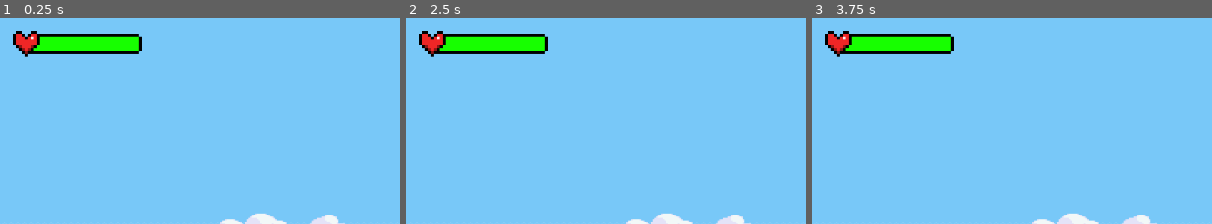
Above: before the commit, frames 1-3 (left to right).
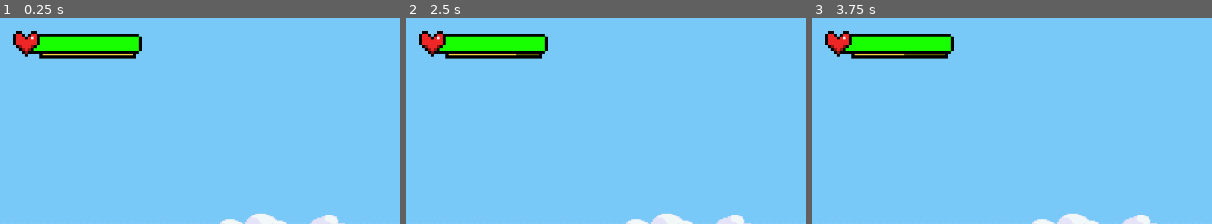
Above: after the commit, the same moments.

Repository: SalvM/RT-Battle-System
Game: Godot game, scene res://Scenes/Main.tscn
Same seed, same stepped clock (60 frames per second), same inputs: the game is played once before the commit and once after it.
Inputs:
- Up to frame 1 (0.25 s): no input
- Up to frame 2 (2.5 s): hold Right (ui_right) 0.53-1.28 s; tap X (Attack) at 0.6, 1.35, 2.3 s; hold Down (ui_down) 1.28-2.03 s; hold Right (ui_right) from 2.03 s (still down); tap Y (Combo) at 2.1 s
- Up to frame 3 (3.75 s): release Right (ui_right) at 2.78 s; hold Up (ui_up) 2.78-3.53 s; tap X (Attack) at 2.85, 3.6 s; hold Left (ui_left) from 3.53 s (still down)
The pictures show only the part of the screen within x 0-50%, y 0-50%; the shares and areas given below are measured in that part.

The runs differ from the first frame. In frame 1, 0.6% of the frame differs, in the area x 9-35%, y 8-20%; in frame 2, 0.6%; in frame 3, 0.6%.

Commit message:
Stamina system

Diff:
--- a/Scenes/Hero.tscn
+++ b/Scenes/Hero.tscn
@@ -26,6 +26,86 @@
 atlas = ExtResource( 1 )
 region = Rect2( 300, 185, 50, 37 )
 
+[sub_resource type="AtlasTexture" id=67]
+flags = 4
+atlas = ExtResource( 1 )
+region = Rect2( 250, 296, 50, 37 )
+
+[sub_resource type="AtlasTexture" id=68]
+flags = 4
+atlas = ExtResource( 1 )
+region = Rect2( 300, 296, 50, 37 )
+
+[sub_resource type="AtlasTexture" id=69]
+flags = 4
+atlas = ExtResource( 1 )
+region = Rect2( 0, 333, 50, 37 )
+
+[sub_resource type="AtlasTexture" id=70]
+flags = 4
+atlas = ExtResource( 1 )
+region = Rect2( 50, 333, 50, 37 )
+
+[sub_resource type="AtlasTexture" id=71]
+flags = 4
+atlas = ExtResource( 1 )
+region = Rect2( 100, 333, 50, 37 )
+
+[sub_resource type="AtlasTexture" id=72]
+flags = 4
+atlas = ExtResource( 1 )
+region = Rect2( 150, 333, 50, 37 )
+
+[sub_resource type="AtlasTexture" id=73]
+flags = 4
+atlas = ExtResource( 1 )
+region = Rect2( 200, 333, 50, 37 )
+
+[sub_resource type="AtlasTexture" id=74]
+flags = 4
+atlas = ExtResource( 1 )
+region = Rect2( 250, 333, 50, 37 )
+
+[sub_resource type="AtlasTexture" id=58]
+flags = 4
+atlas = ExtResource( 1 )
+region = Rect2( 200, 74, 50, 37 )
+
+[sub_resource type="AtlasTexture" id=59]
+flags = 4
+atlas = ExtResource( 1 )
+region = Rect2( 50, 111, 50, 37 )
+
+[sub_resource type="AtlasTexture" id=60]
+flags = 4
+atlas = ExtResource( 1 )
+region = Rect2( 100, 111, 50, 37 )
+
+[sub_resource type="AtlasTexture" id=61]
+flags = 4
+atlas = ExtResource( 1 )
+region = Rect2( 50, 74, 50, 37 )
+
+[sub_resource type="AtlasTexture" id=29]
+flags = 4
+atlas = ExtResource( 1 )
+region = Rect2( 200, 0, 50, 37 )
+
+[sub_resource type="AtlasTexture" id=30]
+flags = 4
+atlas = ExtResource( 1 )
+region = Rect2( 250, 0, 50, 37 )
+
+[sub_resource type="AtlasTexture" id=31]
+flags = 4
+atlas = ExtResource( 1 )
+region = Rect2( 300, 0, 50, 37 )
+
+[sub_resource type="AtlasTexture" id=32]
+flags = 4
+atlas = ExtResource( 1 )
+region = Rect2( 0, 37, 50, 37 )
+
 [sub_resource type="AtlasTexture" id=62]
 flags = 4
 atlas = ExtResource( 1 )
@@ -45,86 +125,6 @@
 flags = 4
 atlas = ExtResource( 1 )
 region = Rect2( 200, 74, 50, 37 )
-
-[sub_resource type="AtlasTexture" id=29]
-flags = 4
-atlas = ExtResource( 1 )
-region = Rect2( 200, 0, 50, 37 )
-
-[sub_resource type="AtlasTexture" id=30]
-flags = 4
-atlas = ExtResource( 1 )
-region = Rect2( 250, 0, 50, 37 )
-
-[sub_resource type="AtlasTexture" id=31]
-flags = 4
-atlas = ExtResource( 1 )
-region = Rect2( 300, 0, 50, 37 )
-
-[sub_resource type="AtlasTexture" id=32]
-flags = 4
-atlas = ExtResource( 1 )
-region = Rect2( 0, 37, 50, 37 )
-
-[sub_resource type="AtlasTexture" id=67]
-flags = 4
-atlas = ExtResource( 1 )
-region = Rect2( 250, 296, 50, 37 )
-
-[sub_resource type="AtlasTexture" id=68]
-flags = 4
-atlas = ExtResource( 1 )
-region = Rect2( 300, 296, 50, 37 )
-
-[sub_resource type="AtlasTexture" id=69]
-flags = 4
-atlas = ExtResource( 1 )
-region = Rect2( 0, 333, 50, 37 )
-
-[sub_resource type="AtlasTexture" id=70]
-flags = 4
-atlas = ExtResource( 1 )
-region = Rect2( 50, 333, 50, 37 )
-
-[sub_resource type="AtlasTexture" id=71]
-flags = 4
-atlas = ExtResource( 1 )
-region = Rect2( 100, 333, 50, 37 )
-
-[sub_resource type="AtlasTexture" id=72]
-flags = 4
-atlas = ExtResource( 1 )
-region = Rect2( 150, 333, 50, 37 )
-
-[sub_resource type="AtlasTexture" id=73]
-flags = 4
-atlas = ExtResource( 1 )
-region = Rect2( 200, 333, 50, 37 )
-
-[sub_resource type="AtlasTexture" id=74]
-flags = 4
-atlas = ExtResource( 1 )
-region = Rect2( 250, 333, 50, 37 )
-
-[sub_resource type="AtlasTexture" id=58]
-flags = 4
-atlas = ExtResource( 1 )
-region = Rect2( 200, 74, 50, 37 )
-
-[sub_resource type="AtlasTexture" id=59]
-flags = 4
-atlas = ExtResource( 1 )
-region = Rect2( 50, 111, 50, 37 )
-
-[sub_resource type="AtlasTexture" id=60]
-flags = 4
-atlas = ExtResource( 1 )
-region = Rect2( 100, 111, 50, 37 )
-
-[sub_resource type="AtlasTexture" id=61]
-flags = 4
-atlas = ExtResource( 1 )
-region = Rect2( 50, 74, 50, 37 )
 
 [sub_resource type="AtlasTexture" id=37]
 flags = 4
@@ -233,25 +233,25 @@
 "name": "Idle",
 "speed": 4.0
 }, {
-"frames": [ SubResource( 62 ), SubResource( 63 ), SubResource( 64 ), SubResource( 65 ) ],
-"loop": false,
-"name": "Jumping",
-"speed": 4.0
+"frames": [ SubResource( 67 ), SubResource( 68 ), SubResource( 69 ), SubResource( 70 ), SubResource( 71 ), SubResource( 72 ), SubResource( 73 ), SubResource( 74 ) ],
+"loop": false,
+"name": "Die",
+"speed": 5.0
+}, {
+"frames": [ SubResource( 58 ), SubResource( 59 ), SubResource( 60 ), SubResource( 61 ) ],
+"loop": true,
+"name": "Falling",
+"speed": 5.0
 }, {
 "frames": [ SubResource( 29 ), SubResource( 30 ), SubResource( 31 ), SubResource( 32 ) ],
 "loop": true,
 "name": "Crouched",
 "speed": 5.0
 }, {
-"frames": [ SubResource( 67 ), SubResource( 68 ), SubResource( 69 ), SubResource( 70 ), SubResource( 71 ), SubResource( 72 ), SubResource( 73 ), SubResource( 74 ) ],
-"loop": false,
-"name": "Die",
-"speed": 5.0
-}, {
-"frames": [ SubResource( 58 ), SubResource( 59 ), SubResource( 60 ), SubResource( 61 ) ],
-"loop": true,
-"name": "Falling",
-"speed": 5.0
+"frames": [ SubResource( 62 ), SubResource( 63 ), SubResource( 64 ), SubResource( 65 ) ],
+"loop": false,
+"name": "Jumping",
+"speed": 4.0
 }, {
 "frames": [ SubResource( 37 ), SubResource( 38 ), SubResource( 39 ), SubResource( 40 ), SubResource( 41 ), SubResource( 42 ) ],
 "loop": true,
--- a/Scenes/Hero2.tscn
+++ b/Scenes/Hero2.tscn
@@ -323,4 +323,9 @@
 volume_db = -2.0
 pitch_scale = 0.8
 
+[node name="StaminaTimer" type="Timer" parent="."]
+wait_time = 2.0
+autostart = true
+
 [connection signal="animation_finished" from="AnimationPlayer" to="." method="_on_AnimationPlayer_animation_finished"]
+[connection signal="timeout" from="StaminaTimer" to="." method="_on_StaminaTimer_timeout"]
--- a/Scenes/Main.tscn
+++ b/Scenes/Main.tscn
@@ -1,5 +1,6 @@
-[gd_scene load_steps=8 format=2]
+[gd_scene load_steps=11 format=2]
 
+[ext_resource path="res://Scenes/Stamina.gd" type="Script" id=1]
 [ext_resource path="res://Scenes/Slime.tscn" type="PackedScene" id=2]
 [ext_resource path="res://Assets/back1.png" type="Texture" id=3]
 [ext_resource path="res://bar_theme.tres" type="Theme" id=4]
@@ -7,13 +8,26 @@
 [ext_resource path="res://Scripts/Hp.gd" type="Script" id=6]
 [ext_resource path="res://Scenes/Hero2.tscn" type="PackedScene" id=7]
 
+[sub_resource type="StyleBoxFlat" id=2]
+bg_color = Color( 0.976471, 0.827451, 0.266667, 1 )
+border_width_left = 5
+border_width_top = 5
+border_width_right = 5
+border_width_bottom = 5
+border_color = Color( 0, 0, 0, 0 )
+
+[sub_resource type="StyleBoxFlat" id=3]
+bg_color = Color( 0.376471, 0.360784, 0, 1 )
+border_width_left = 5
+border_width_top = 5
+border_width_right = 5
+border_width_bottom = 5
+border_color = Color( 0, 0, 0, 1 )
+
 [sub_resource type="StyleBoxFlat" id=1]
 bg_color = Color( 0.0941176, 1, 0, 1 )
-border_width_left = 1
-border_width_top = 1
-border_width_right = 1
-border_width_bottom = 1
-border_color = Color( 0.8, 0.8, 0.8, 0 )
+border_color = Color( 0, 0, 0, 1 )
+corner_detail = 1
 
 [node name="Node2D" type="Node2D"]
 
@@ -50,6 +64,32 @@
 "_edit_use_anchors_": false
 }
 
+[node name="Stamina" type="Container" parent="Control/GUI"]
+anchor_top = 0.05
+anchor_bottom = 0.05
+margin_left = 43.0
+margin_top = 27.0
+margin_right = 193.0
+margin_bottom = 47.0
+script = ExtResource( 1 )
+
+[node name="ProgressBar" type="ProgressBar" parent="Control/GUI/Stamina"]
+anchor_left = 0.146667
+anchor_top = -0.5
+anchor_right = 0.146667
+anchor_bottom = -0.5
+margin_left = -24.0
+margin_top = 2.0
+margin_right = 126.0
+margin_bottom = 22.0
+theme = ExtResource( 4 )
+custom_styles/fg = SubResource( 2 )
+custom_styles/bg = SubResource( 3 )
+value = 100.0
+percent_visible = false
+
+[node name="UpdateTween" type="Tween" parent="Control/GUI/Stamina"]
+
 [node name="Hp" type="Container" parent="Control/GUI"]
 margin_right = 200.0
 margin_bottom = 40.0
@@ -79,3 +119,4 @@
 
 [connection signal="hero_damage" from="Slime" to="Hero2" method="_on_Slime_hero_damage"]
 [connection signal="health_changed" from="Hero2" to="Control/GUI/Hp" method="_on_Hero2_health_changed"]
+[connection signal="stamina_changed" from="Hero2" to="Control/GUI/Stamina" method="_on_Hero2_stamina_changed"]
--- /dev/null
+++ b/Scenes/Stamina.gd
@@ -0,0 +1,15 @@
+extends Container
+
+onready var stamina_bar = $ProgressBar;
+onready var update_tween = $UpdateTween;
+
+export (Color) var stamina_color = Color.orange
+
+func _on_stamina_updated(new_stamina):
+	stamina_bar.value = new_stamina
+
+func _on_max_stamina_updated(max_stamina):
+	stamina_bar.max_value = max_stamina;
+
+func _on_Hero2_stamina_changed(max_stamina):
+	_on_stamina_updated(max_stamina)
--- a/Scripts/Hero2.gd
+++ b/Scripts/Hero2.gd
@@ -2,6 +2,8 @@
 
 signal hero_damage(damage)
 signal health_changed(new_health)
+signal stamina_changed(new_stamina)
+
 
 onready var attack = $Attack
 onready var hurtBox = $HurtBox
@@ -19,9 +21,14 @@
 
 export (float) var max_health = 20
 export (float) var health = 20 setget _set_health
+export (float) var max_stamina = 10
+export (float) var stamina = 10 setget _set_stamina
 
 func health_in_percentage(value):
 	return 100 / (max_health / value)
+
+func stamina_in_percentage(value):
+	return 100 / (max_stamina / value)
 
 func die():
 	isDead = true
@@ -32,6 +39,9 @@
 func damage(amount):
 	_set_health(health - amount)
 
+func consumeStamina(amount):
+	_set_stamina(stamina - amount)
+
 func _set_health(value):
 	var prev_health = health;
 	health = clamp(value, 0, max_health);
@@ -41,11 +51,20 @@
 	elif health != prev_health:
 		emit_signal("health_changed", health_in_percentage(health))
 
+func _set_stamina(value):
+	var prev_stamina = stamina;
+	stamina = clamp(value, 0, max_stamina);
+	if stamina == 0:
+		emit_signal("stamina_changed", 0)
+	elif stamina != prev_stamina:
+		emit_signal("stamina_changed", stamina_in_percentage(stamina))
+
 func changeAnimation(type):
 	animationPlayer.play(type)
 
 func attack():
 	isAttacking = true
+	consumeStamina(2)
 	if Input.is_action_pressed("ui_up"):
 		changeAnimation("Attack_2")
 	else:
@@ -86,7 +105,7 @@
 func _physics_process(delta):
 	if isAttacking || isDead: return
 	move()
-	if Input.is_action_just_pressed("Attack"):
+	if Input.is_action_just_pressed("Attack") && stamina > 0:
 		movement.x = 0;
 		attack()
 	move_and_collide(movement * delta)
@@ -98,3 +117,6 @@
 
 func _on_Slime_hero_damage(amount):
 	damage(amount)
+
+func _on_StaminaTimer_timeout():
+	consumeStamina(-1.5)
--- a/Scripts/Slime.gd
+++ b/Scripts/Slime.gd
@@ -9,6 +9,7 @@
 var speed = 32; # pixel per second
 var gravity = 0
 var isAttacking = false
+var isDead = false
 var heroInRange = false
 var inCooldown = false
 
@@ -24,7 +25,9 @@
 	$AnimatedSprite.play("Idle")
 
 func die():
+	isDead = true
 	isAttacking = false
+	$AnimatedSprite.stop()
 	$Vision/Collision.disabled = true
 	$HurtBox/Collision.disabled = true
 	$Collision.disabled = true
@@ -33,7 +36,7 @@
 	queue_free()
 
 func attack():
-	if inCooldown:
+	if inCooldown || isDead:
 		return
 	isAttacking = true
 	inCooldown = true
@@ -48,7 +51,7 @@
 	$SFX/Splash.play()
 
 func _physics_process(delta):
-	if(!isAttacking):
+	if(!isAttacking && !isDead):
 		move_character(delta)
 
 func _on_Area2D_area_entered(area):
@@ -75,7 +78,7 @@
 func _on_Vision_body_entered(body):
 	if body.is_in_group("Hero"):
 		heroInRange = true
-		if(isAttacking): return
+		if(isAttacking || isDead): return
 		attack()
 
 func _on_Vision_body_exited(body):
Not shown, changed: .DS_Store
